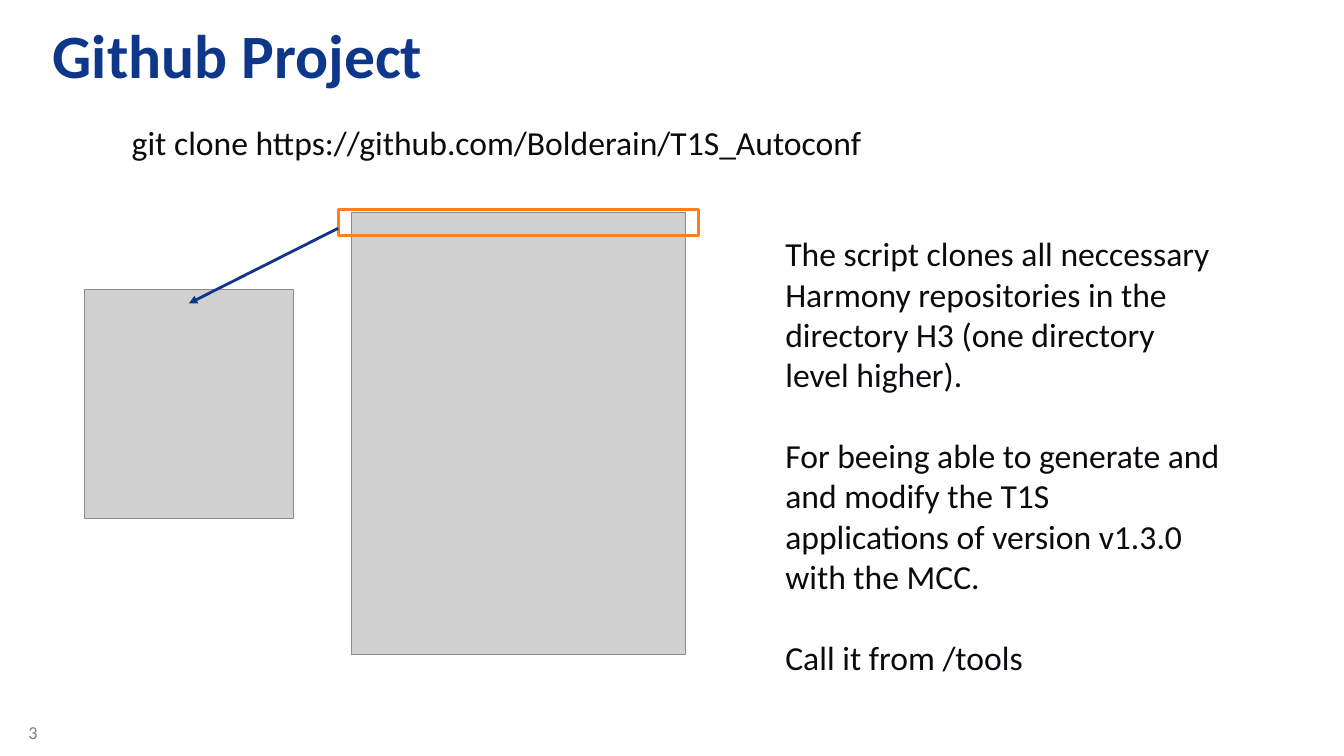
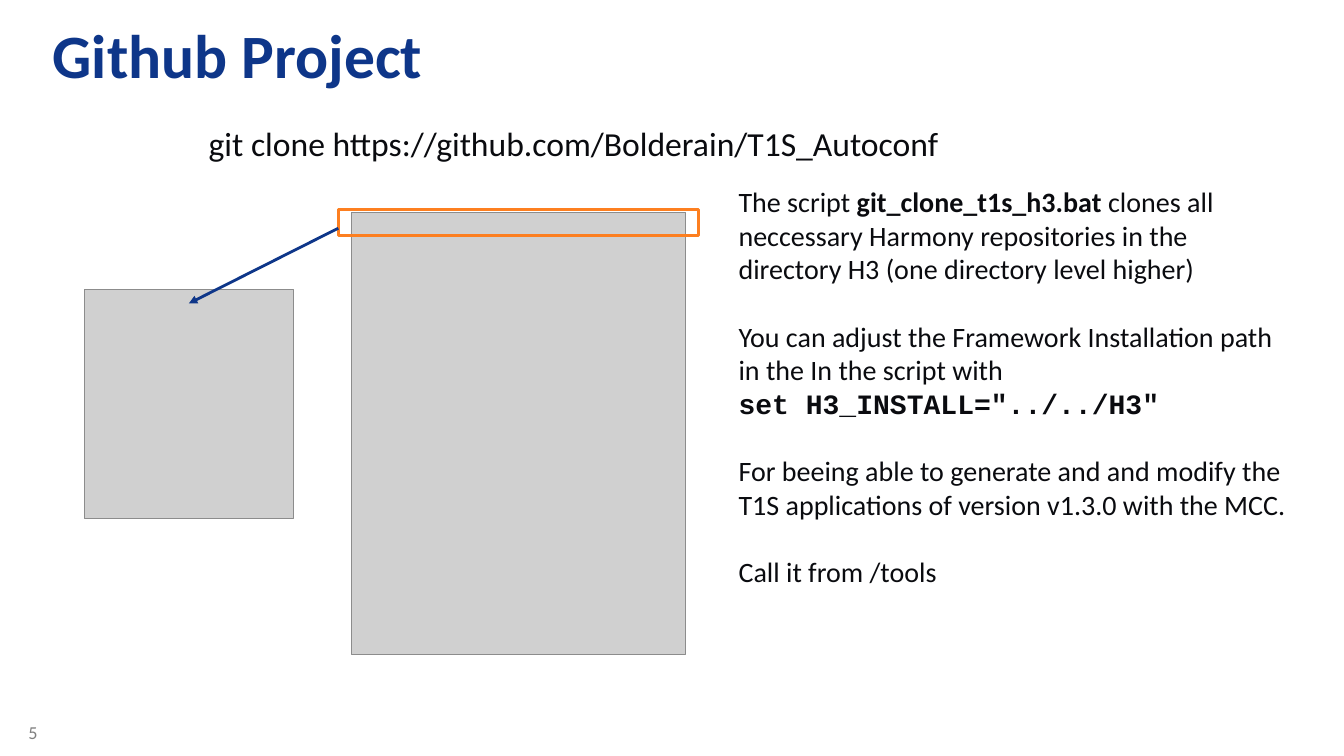
Before and after one commit to zabooh/T1S_Autoconf, a slide deck: slide 5 of T1S Autoconfig - Tooling.pptx (slide 3 before the commit). Drawn at 1344x756 pixels with LibreOffice and Linux fonts; fonts in the diff are those of the drawing; grey boxes stand for pictures; background and template pictures are left out. Boxes give left, top, right and bottom in pixels: in the first picture for what was removed or moved away, otherwise in the second. Text is boxed around its words. In the diff, an @@ line names an element or a change of style, - is before the commit and + after.

```diff
--- a/T1S Autoconfig - Tooling.pptx
+++ b/T1S Autoconfig - Tooling.pptx
@@ text "git clone https://github.com/Bolderain/T1S_Autoconf": place and size @@
-text "git clone https://github.com/Bolderain/T1S_Autoconf" at [132, 131, 861, 161]
+text "git clone https://github.com/Bolderain/T1S_Autoconf" at [209, 132, 938, 162]
@@ text "The script git_clone_t1s_h3.bat clones all ...": place and size @@
-text "The script git_clone_t1s_h3.bat clones all ..." at [785, 242, 1219, 672]
+text "The script git_clone_t1s_h3.bat clones all ..." at [739, 192, 1285, 583]
@@ text at [739, 192, 1272, 417]: text changed; size 24 to 20 pt @@
-The script clones all neccessary Harmony repositories in the directory H3 (one directory level higher).
+The script git_clone_t1s_h3.bat clones all neccessary Harmony repositories in the directory H3 (one directory level higher)
+You can adjust the Framework Installation path in the In the script with
+set H3_INSTALL="../../H3"
@@ text at [739, 461, 1285, 583]: size 24 to 20 pt in "For beeing able to generate and and ...", "Call it from /tools" @@
@@ page number at [28, 727, 37, 739]: text changed @@
-3
+5
```
Also in this commit, not shown: 8 other slides changed, 2 slides added.
